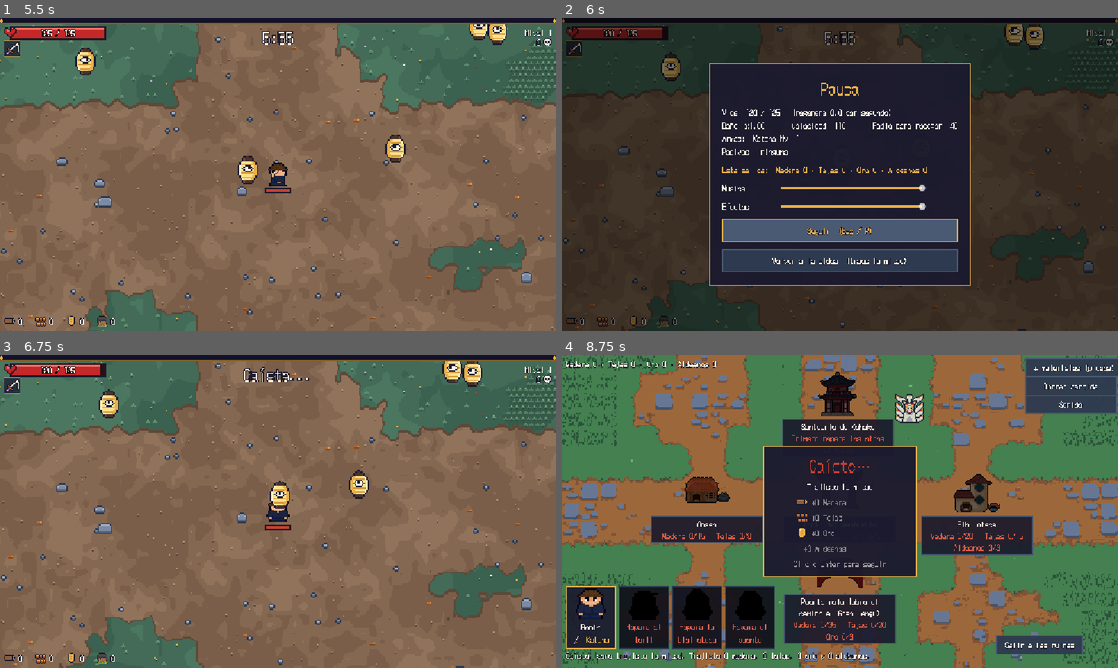
Above: before the commit, frames 1-4 (two rows, left to right).
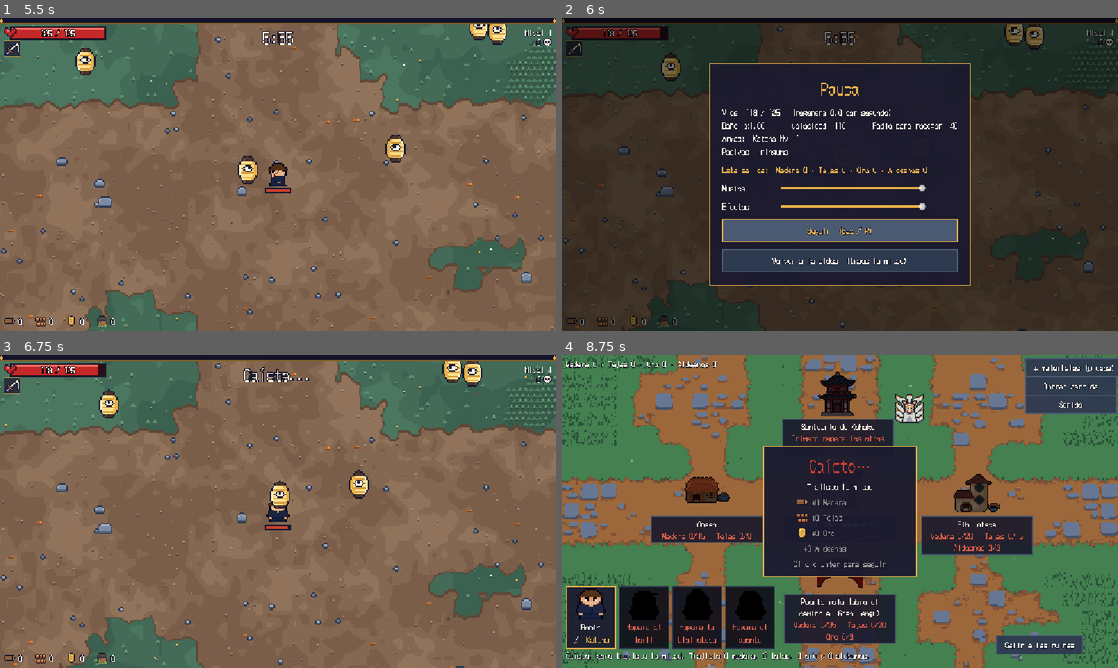
Above: after the commit, the same moments.

Repository: dotrashtrash-png/kintsugi
Game: Godot game, scene res://escenas/run/Run.tscn
Two runs of this game, one before a commit and one after it. Both use one fixed random seed, a clock stepped at 60 frames per second and the inputs below. This scene is started directly instead of the project's main scene.
Inputs (mouse positions are in pixels of both pictures, inside the frame that each line leads up to):
- Up to frame 1 (5.5 s): tap Enter (ui_accept) at 0.5, 0.77, 4.52 s; move the mouse to (400, 158) at 0.52 s; hold D (derecha) 0.53-1.25 s; tap P at 0.6, 2.1, 4.35 s; click (400, 158) at 0.67 s; drag from (166, 190) to (311, 174) at 1.27 s; move the mouse to (333, 105) at 2.02 s; hold D (derecha) 2.03-2.75 s; click "Seguir (Esc / P)" at 2.75 s; drag from (250, 237) to (111, 127) at 3.52 s; move the mouse to (444, 221) at 4.27 s; hold A (izquierda) 4.28-5 s; drag from (111, 127) to (244, 177) at 5.02 s
- Up to frame 2 (6 s): move the mouse to (867, 174) at 5.77 s; hold S (abajo) from 5.78 s (still down); tap P at 5.85 s; click (867, 174) at 5.92 s
- Up to frame 3 (6.75 s): release S (abajo) at 6.5 s; click "Volver a la aldea (traes la m…" at 6.5 s
- Up to frame 4 (8.75 s): tap Enter (ui_accept) at 7.25, 8, 8.27 s; drag from (756, 433) to (728, 527) at 7.27 s; move the mouse to (962, 495) at 8.02 s; hold W (arriba) from 8.03 s (still down); tap P at 8.1 s

Frame 1 is identical in both runs. In frame 2, less than 0.1% of the frame differs, in the area x 7-35%, y 3-32%; in frame 3, less than 0.1%; in frame 4, nothing differs.

Commit message:
Los yokais pegan más fuerte (sin tocar el daño de las armas)
- Golpe base: Chōchin 8 (antes 6), Kasa 6 (4), Nurikabe 11 (8), Cuervo 4 (3), Tengu 20 (15).
- El golpe crece 18% por minuto (antes 12%): al minuto 5, x1.9.
- La ayuda de las 2 primeras salidas sigue igual.

Co-Authored-By: Claude Opus 5.5 <noreply@anthropic.com>
Claude-Session: https://claude.ai/code/session_017tBRG7bVCGZb5eVxnVZaFM

Diff:
--- a/escenas/enemigos/Chochin.tscn
+++ b/escenas/enemigos/Chochin.tscn
@@ -14,7 +14,7 @@
 motion_mode = 1
 script = ExtResource("1_vfiqp")
 velocidad = 62.0
-dano = 6
+dano = 8
 fps = 3.0
 
 [node name="Golpe" parent="." unique_id=1831681398 instance=ExtResource("2_aw5jn")]
--- a/escenas/enemigos/Cuervo.tscn
+++ b/escenas/enemigos/Cuervo.tscn
@@ -12,7 +12,7 @@
 script = ExtResource("1_5uril")
 velocidad = 95.0
 vida = 5
-dano = 3
+dano = 4
 probabilidad_material = 0.0
 fps = 6.0
 
--- a/escenas/enemigos/KasaObake.tscn
+++ b/escenas/enemigos/KasaObake.tscn
@@ -15,7 +15,7 @@
 script = ExtResource("1_nil62")
 velocidad = 140.0
 vida = 5
-dano = 4
+dano = 6
 fps = 8.0
 
 [node name="Golpe" parent="." unique_id=1831681398 instance=ExtResource("2_ef7r4")]
--- a/escenas/enemigos/Nurikabe.tscn
+++ b/escenas/enemigos/Nurikabe.tscn
@@ -14,7 +14,7 @@
 script = ExtResource("1_ddx4r")
 velocidad = 28.0
 vida = 90
-dano = 8
+dano = 11
 probabilidad_material = 0.3
 distancia_contacto = 22.0
 fps = 2.0
--- a/escenas/enemigos/Tengu.gd
+++ b/escenas/enemigos/Tengu.gd
@@ -8,7 +8,7 @@
 
 @export var vida: int = 200
 @export var velocidad: float = 35.0
-@export var dano: int = 15
+@export var dano: int = 20 # antes 15
 @export var fuerza_viento: float = 420.0 # que tan lejos empuja la rafaga
 @export var alcance_viento: float = 260.0 # mas lejos que esto, la rafaga no llega
 
--- a/escenas/enemigos/spawner.gd
+++ b/escenas/enemigos/spawner.gd
@@ -8,7 +8,7 @@
 @export var distancia: float = 260.0 # a que distancia del heroe aparecen: fuera de la pantalla
 @export var vida_extra_por_minuto: float = 0.4 # vida extra que suma cada minuto...
 @export var vida_extra_acelerada: float = 0.12 # ...y esta crece al cuadrado: minuto 1 x1.5, minuto 3 x3.3, minuto 5 x6
-@export var dano_extra_por_minuto: float = 0.12 # al minuto 5 pegan 60% mas
+@export var dano_extra_por_minuto: float = 0.18 # al minuto 5 pegan 90% mas (antes 60%)
 
 # Minutos en los que un anillo de faroles rodea al heroe
 const MINUTOS_ANILLO := [2.0, 4.0, 5.5]
